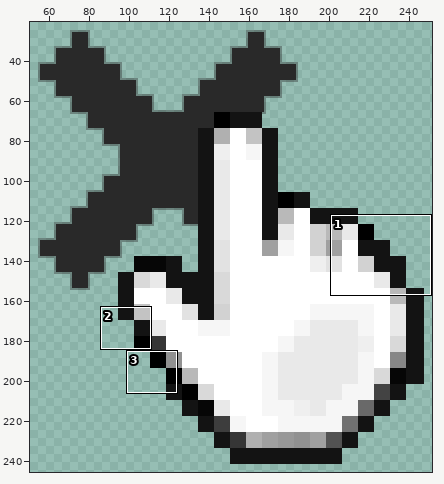
A sprite sheet gets an edit: img/Close.png. The first picture is a wide view before the edit; the outline marks the close-up.
Close-up. Earlier state:
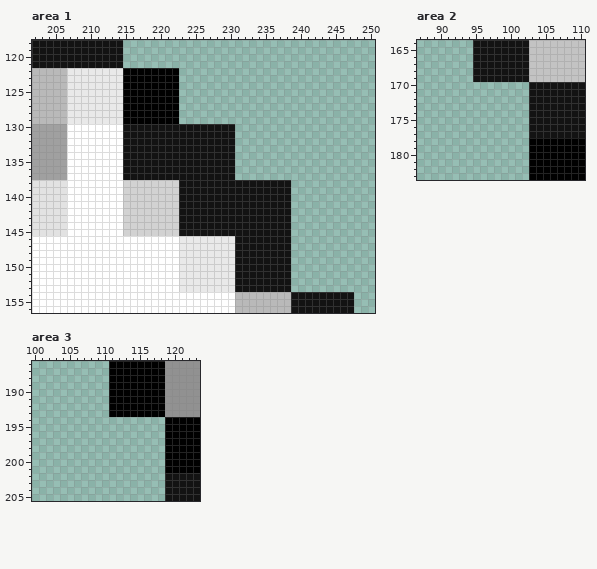
The file is 278x258 pixels. Colours within 5 levels of each other are drawn and written as one. Shown: area 1: x 202..250, y 118..156; area 2: x 87..110, y 164..183; area 3: x 100..123, y 186..205. The old version is drawn lined up with the new one. The wide view leaves out empty margins. The commit also changed other parts of the picture, which this record leaves out.
After:
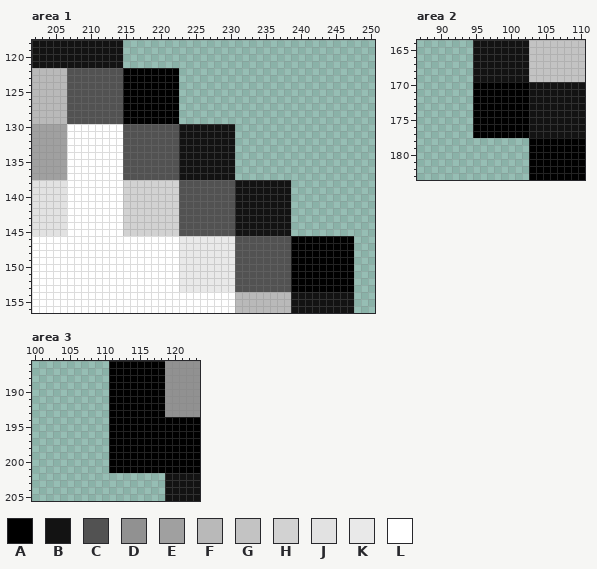
Palette (. is transparent): A #000000  B #131313  C #525252  D #919191  E #a0a0a0  F #b9b9b9  G #c3c3c3  H #d2d2d2  J #e2e2e2  K #e9e9e9  L #ffffff
The edit:
whole drawing moved by -17,-16 (the old picture is shown already moved)
--- area 1
@@ x 202..250 @@
 121 BBBBBBBBBBBBB....................................
-122 FFFFFKKKKKKKKAAAAAAAA............................
-123 FFFFFKKKKKKKKAAAAAAAA............................
-124 FFFFFKKKKKKKKAAAAAAAA............................
-125 FFFFFKKKKKKKKAAAAAAAA............................
-126 FFFFFKKKKKKKKAAAAAAAA............................
-127 FFFFFKKKKKKKKAAAAAAAA............................
-128 FFFFFKKKKKKKKAAAAAAAA............................
-129 FFFFFKKKKKKKKAAAAAAAA............................
-130 EEEEELLLLLLLLBBBBBBBBBBBBBBBB....................
-131 EEEEELLLLLLLLBBBBBBBBBBBBBBBB....................
-132 EEEEELLLLLLLLBBBBBBBBBBBBBBBB....................
-133 EEEEELLLLLLLLBBBBBBBBBBBBBBBB....................
-134 EEEEELLLLLLLLBBBBBBBBBBBBBBBB....................
-135 EEEEELLLLLLLLBBBBBBBBBBBBBBBB....................
-136 EEEEELLLLLLLLBBBBBBBBBBBBBBBB....................
-137 EEEEELLLLLLLLBBBBBBBBBBBBBBBB....................
-138 JJJJJLLLLLLLLHHHHHHHHBBBBBBBBBBBBBBBB............
-139 JJJJJLLLLLLLLHHHHHHHHBBBBBBBBBBBBBBBB............
-140 JJJJJLLLLLLLLHHHHHHHHBBBBBBBBBBBBBBBB............
-141 JJJJJLLLLLLLLHHHHHHHHBBBBBBBBBBBBBBBB............
-142 JJJJJLLLLLLLLHHHHHHHHBBBBBBBBBBBBBBBB............
-143 JJJJJLLLLLLLLHHHHHHHHBBBBBBBBBBBBBBBB............
-144 JJJJJLLLLLLLLHHHHHHHHBBBBBBBBBBBBBBBB............
-145 JJJJJLLLLLLLLHHHHHHHHBBBBBBBBBBBBBBBB............
-146 LLLLLLLLLLLLLLLLLLLLLKKKKKKKKBBBBBBBB............
-147 LLLLLLLLLLLLLLLLLLLLLKKKKKKKKBBBBBBBB............
-148 LLLLLLLLLLLLLLLLLLLLLKKKKKKKKBBBBBBBB............
-149 LLLLLLLLLLLLLLLLLLLLLKKKKKKKKBBBBBBBB............
-150 LLLLLLLLLLLLLLLLLLLLLKKKKKKKKBBBBBBBB............
-151 LLLLLLLLLLLLLLLLLLLLLKKKKKKKKBBBBBBBB............
-152 LLLLLLLLLLLLLLLLLLLLLKKKKKKKKBBBBBBBB............
-153 LLLLLLLLLLLLLLLLLLLLLKKKKKKKKBBBBBBBB............
+122 FFFFFCCCCCCCCAAAAAAAA............................
+123 FFFFFCCCCCCCCAAAAAAAA............................
+124 FFFFFCCCCCCCCAAAAAAAA............................
+125 FFFFFCCCCCCCCAAAAAAAA............................
+126 FFFFFCCCCCCCCAAAAAAAA............................
+127 FFFFFCCCCCCCCAAAAAAAA............................
+128 FFFFFCCCCCCCCAAAAAAAA............................
+129 FFFFFCCCCCCCCAAAAAAAA............................
+130 EEEEELLLLLLLLCCCCCCCCBBBBBBBB....................
+131 EEEEELLLLLLLLCCCCCCCCBBBBBBBB....................
+132 EEEEELLLLLLLLCCCCCCCCBBBBBBBB....................
+133 EEEEELLLLLLLLCCCCCCCCBBBBBBBB....................
+134 EEEEELLLLLLLLCCCCCCCCBBBBBBBB....................
+135 EEEEELLLLLLLLCCCCCCCCBBBBBBBB....................
+136 EEEEELLLLLLLLCCCCCCCCBBBBBBBB....................
+137 EEEEELLLLLLLLCCCCCCCCBBBBBBBB....................
+138 JJJJJLLLLLLLLHHHHHHHHCCCCCCCCBBBBBBBB............
+139 JJJJJLLLLLLLLHHHHHHHHCCCCCCCCBBBBBBBB............
+140 JJJJJLLLLLLLLHHHHHHHHCCCCCCCCBBBBBBBB............
+141 JJJJJLLLLLLLLHHHHHHHHCCCCCCCCBBBBBBBB............
+142 JJJJJLLLLLLLLHHHHHHHHCCCCCCCCBBBBBBBB............
+143 JJJJJLLLLLLLLHHHHHHHHCCCCCCCCBBBBBBBB............
+144 JJJJJLLLLLLLLHHHHHHHHCCCCCCCCBBBBBBBB............
+145 JJJJJLLLLLLLLHHHHHHHHCCCCCCCCBBBBBBBB............
+146 LLLLLLLLLLLLLLLLLLLLLKKKKKKKKCCCCCCCCAAAAAAAAA...
+147 LLLLLLLLLLLLLLLLLLLLLKKKKKKKKCCCCCCCCAAAAAAAAA...
+148 LLLLLLLLLLLLLLLLLLLLLKKKKKKKKCCCCCCCCAAAAAAAAA...
+149 LLLLLLLLLLLLLLLLLLLLLKKKKKKKKCCCCCCCCAAAAAAAAA...
+150 LLLLLLLLLLLLLLLLLLLLLKKKKKKKKCCCCCCCCAAAAAAAAA...
+151 LLLLLLLLLLLLLLLLLLLLLKKKKKKKKCCCCCCCCAAAAAAAAA...
+152 LLLLLLLLLLLLLLLLLLLLLKKKKKKKKCCCCCCCCAAAAAAAAA...
+153 LLLLLLLLLLLLLLLLLLLLLKKKKKKKKCCCCCCCCAAAAAAAAA...
 154 LLLLLLLLLLLLLLLLLLLLLLLLLLLLLFFFFFFFFBBBBBBBBB...
--- area 2
@@ x 93..104 @@
 169 ..BBBBBBBBGG
-170 ..........BB
-171 ..........BB
-172 ..........BB
-173 ..........BB
-174 ..........BB
-175 ..........BB
-176 ..........BB
-177 ..........BB
+170 ..AAAAAAAABB
+171 ..AAAAAAAABB
+172 ..AAAAAAAABB
+173 ..AAAAAAAABB
+174 ..AAAAAAAABB
+175 ..AAAAAAAABB
+176 ..AAAAAAAABB
+177 ..AAAAAAAABB
 178 ..........AA
--- area 3
@@ x 109..120 @@
 193 ..AAAAAAAADD
-194 ..........AA
-195 ..........AA
-196 ..........AA
-197 ..........AA
-198 ..........AA
-199 ..........AA
-200 ..........AA
-201 ..........AA
+194 ..AAAAAAAAAA
+195 ..AAAAAAAAAA
+196 ..AAAAAAAAAA
+197 ..AAAAAAAAAA
+198 ..AAAAAAAAAA
+199 ..AAAAAAAAAA
+200 ..AAAAAAAAAA
+201 ..AAAAAAAAAA
 202 ..........BB
Boxes around the changes in both close-ups, in picture pixels (x1, y1, x2, y2):
changed: (67, 68, 354, 292)
added: (473, 82, 529, 138)
added: (109, 417, 165, 473)
